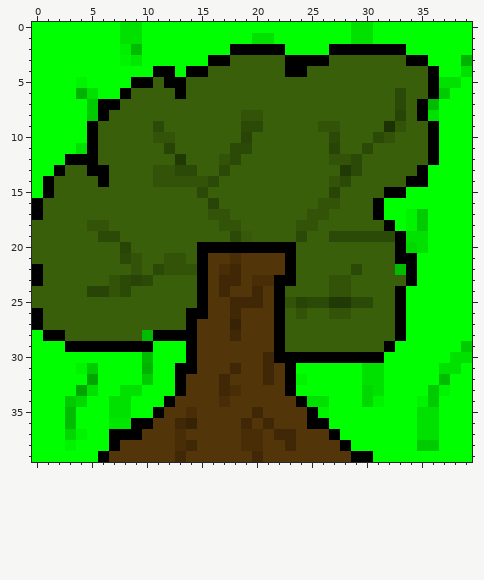
Two versions of one pixel-art sprite, public/images/tree.png. Above is the file before it was changed.
The file is 40x40 pixels. Colours within 5 levels of each other are drawn and written as one.
Once edited:
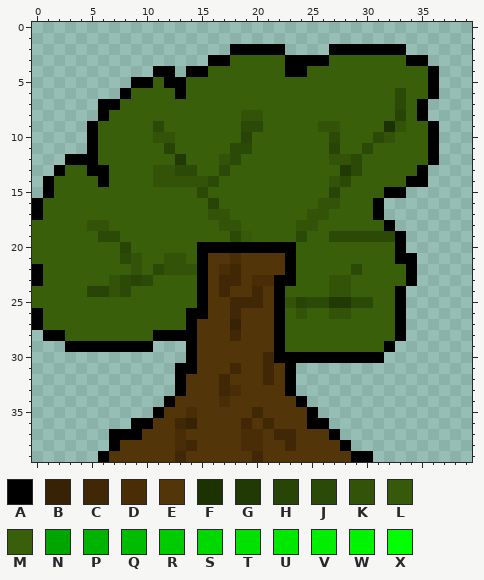
Palette (. is transparent): A #000000  B #382205  C #402806  D #482d07  E #53350a  F #1c3203  G #213904  H #284406  J #2c4a07  K #325308  L #36590a  M #3a5f0b  N #00a500  P #00b300  Q #00bc00  R #00cb00  S #00d800  T #00e100  U #00e700  V #00ee00  W #00f400  X #00ff00
The commit says: new map paint layer to be able to see tree/rocks behind fireCircles
Change:
y 0: x 0..39 XXXXXXXXTTXXXXXXXXXXXXXXXXXXXTTXXXXXXXXX -> ........................................
y 1: x 0..39 XXXXXXXXTTXXXXXXXXXXTTXXXXXXXTTXXXXXXXXX -> ........................................
y 2: x 0..17 XXXXXXXXVQXXXXXXXX -> ..................; x 23..26 XXXX -> ....; x 34..39 XXXXXX -> ......
y 3: x 0..15 XXXXXXXXWUXXXXXX -> ................; x 36..39 XXXP -> ....
y 4: x 0..10 XXXXXXXXXXX -> ...........; x 13 X -> .; x 37..39 XXT -> ...
y 5: x 0..8 XXXXWXXXX -> .........; x 37..39 TTX -> ...
y 6: x 0..7 XXXXPTXX -> ........; x 37..39 RXX -> ...
y 7: x 0..5 XXXXXR -> ......; x 36..39 QXXX -> ....
y 8: x 0..5 XXXXXR -> ......; x 36..39 TXXX -> ....
y 9..10: x 0..4 XXXXX -> .....; x 37..39 XXX -> ...
y 11: x 0..4 XXXXT -> .....; x 37..39 XXX -> ...
y 12: x 0..2 XXX -> ...; x 37..39 XXX -> ...
y 13: x 0..1 XX -> ..; x 36..39 XXXX -> ....
y 14: x 0 X -> .; x 36..39 XXXX -> ....
y 15: x 0 X -> .; x 34..39 XXXXXX -> ......
y 16: x 32..39 XXXXXXXX -> ........
y 17: x 32..39 XXWRXXXX -> ........
y 18: x 33..39 XWRXXXX -> .......
y 19: x 34..39 TTXXXX -> ......
y 20: x 34..39 STXXXX -> ......
y 21: x 35..39 XXXXX -> .....
y 22: x 33 Q -> M; x 35..39 XXXXX -> .....
y 23: x 35..39 XXXXX -> .....
y 24..27: x 34..39 XXXXXX -> ......
y 28: x 0 X -> .; x 10 Q -> M; x 34..39 XXXXXX -> ......
y 29: x 0..2 XXX -> ...; x 11..13 XXX -> ...; x 33..39 XXXXXXR -> .......
y 30: x 0..13 XXXXXXXXXXQXXX -> ..............; x 32..39 XXXXXXTT -> ........
y 31: x 0..12 XXXXWRXXXXPXX -> .............; x 24..39 XXXXXXTTXXXXXTTX -> ................
y 32: x 0..12 XXXXXNXXXXRXX -> .............; x 24..39 WXXXXXTTXXXXXQXX -> ................
y 33: x 0..12 XXXXNTXXTTXXX -> .............; x 24..39 XXXXXXSTXXXXRWXX -> ................
y 34: x 0..11 XXXRSXXTTXXX -> ............; x 25..39 TTXXXSWXXXWRXXX -> ...............
y 35: x 0..10 XXXQXXXTTXX -> ...........; x 26..39 WXXXXXXXXTTXXX -> ..............
y 36: x 0..8 XXXQXXXUU -> .........; x 27..39 XXXXXXXXTTXXX -> .............
y 37: x 0..6 XXXSWXX -> .......; x 28..39 XXXXXXXTTXXX -> ............
y 38: x 0..6 XXXWXXX -> .......; x 29..39 XXXXXXRRXXX -> ...........
y 39: x 0..5 XXXXXX -> ......; x 31..39 XXXXXXXXX -> .........
Changed places in both pictures, as pixel boxes (x1, y1, x2, y2):
changed: (32, 22, 472, 462)
